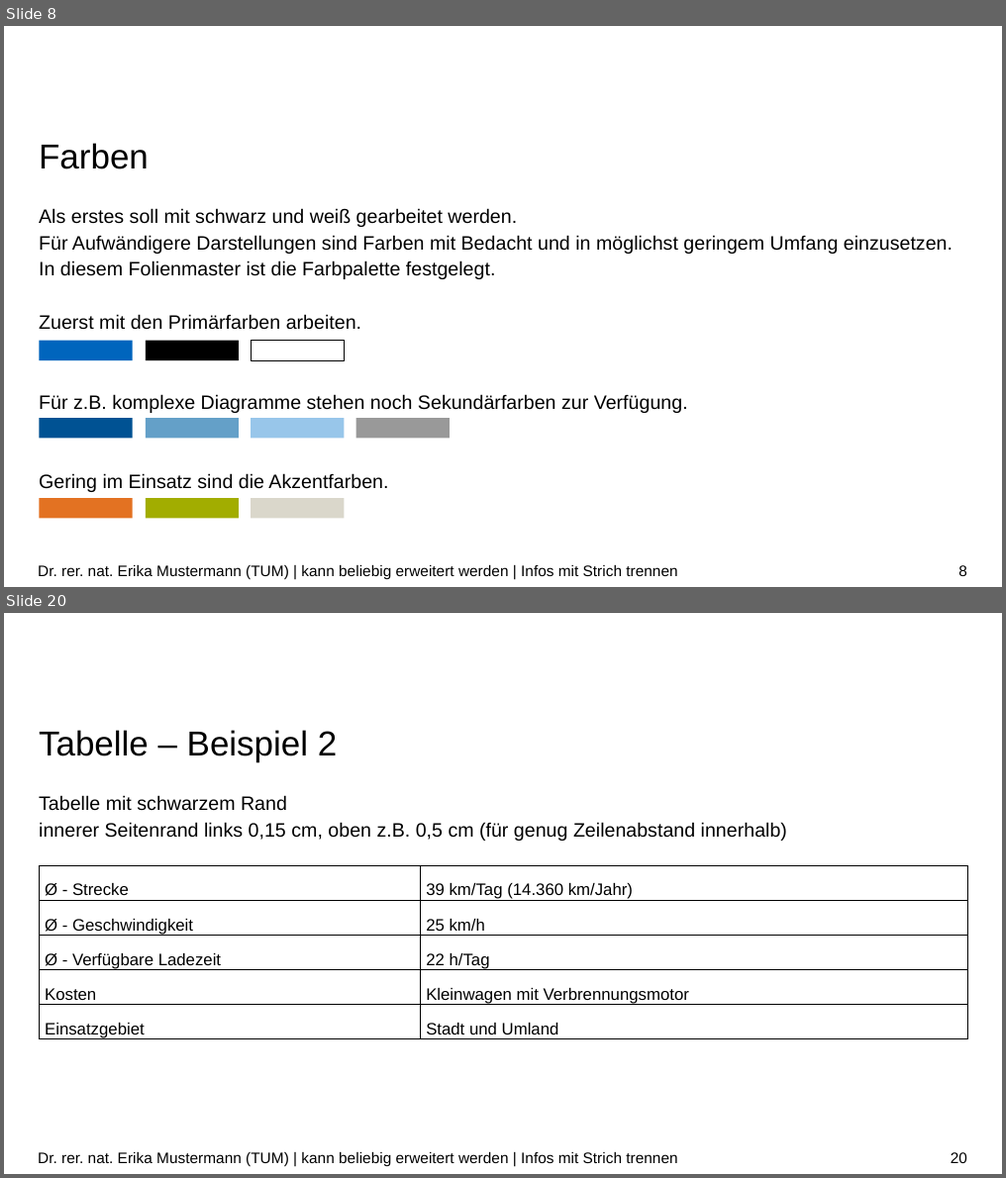
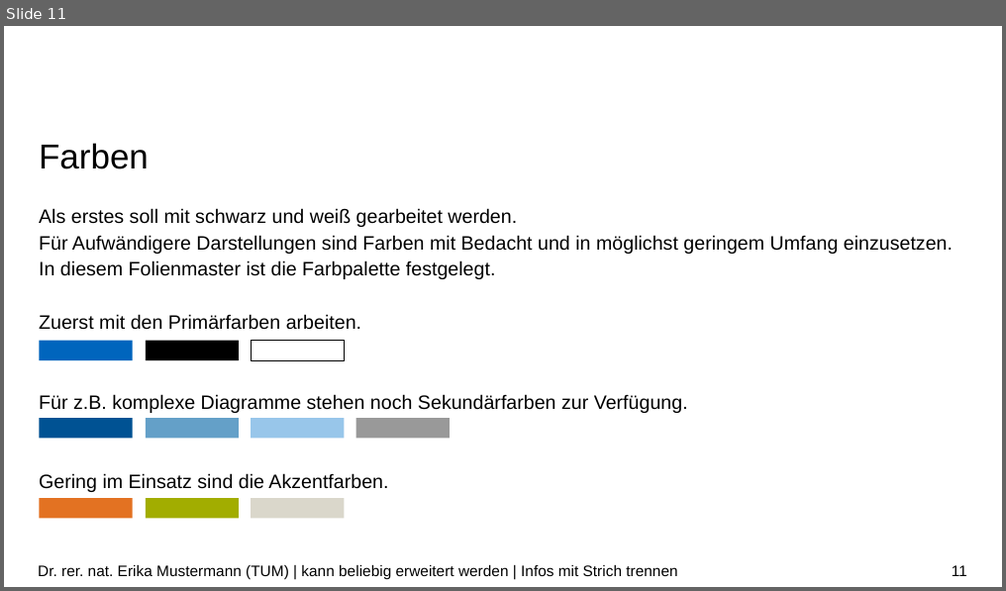
Before and after one commit to Goblin-0-0-7/n-body-cuda, a slide deck: presentation/nbody - Presentation.pptx. Shown one above the other, each under a label of ours: slides 8 and 20 before the commit, slide 11 after it; the slides between them are not shown. The pictures are 1006x1178 and 1006x591 pixels, drawn with LibreOffice and Linux fonts; fonts in the diff are those of the drawing; background and template pictures are left out. Boxes give left, top, right and bottom in pixels: in the first picture for what was removed or moved away, otherwise in the second. Text is boxed around its words. In the diff, an @@ line names an element or a change of style, - is before the commit and + after.

```diff
--- a/presentation/nbody - Presentation.pptx
+++ b/presentation/nbody - Presentation.pptx
@@ slide 20 removed at [4, 613, 1002, 1174], background #FFFFFF @@
@@ title removed at [39, 730, 337, 762] @@
-Tabelle – Beispiel 2
@@ text removed at [39, 795, 787, 841] @@
-Tabelle mit schwarzem Rand
-innerer Seitenrand links 0,15 cm, oben z.B. 0,5 cm (für genug Zeilenabstand innerhalb)
@@ table removed at [39, 865, 968, 1043], 5 rows, 2 columns @@
-Ø - Strecke | 39 km/Tag (14.360 km/Jahr)
-Ø - Geschwindigkeit | 25 km/h
-Ø - Verfügbare Ladezeit | 22 h/Tag
-Kosten | Kleinwagen mit Verbrennungsmotor
-Einsatzgebiet | Stadt und Umland
@@ text removed at [38, 1153, 677, 1167] @@
-Dr. rer. nat. Erika Mustermann (TUM) | kann beliebig erweitert werden | Infos mit Strich trennen
@@ page number removed at [950, 1153, 967, 1163] @@
-20
@@ what was slide 8 is now slide 11 @@
@@ page number at [951, 566, 967, 576]: text changed @@
-8
+11
```
Also in this commit, not shown: 1 slide changed, 10 slides added, 19 other slides removed.
